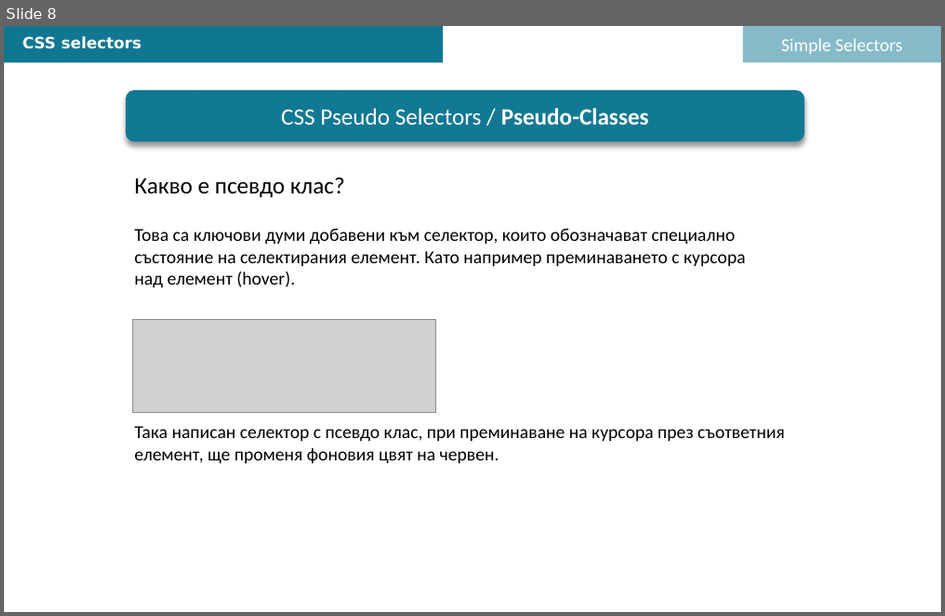
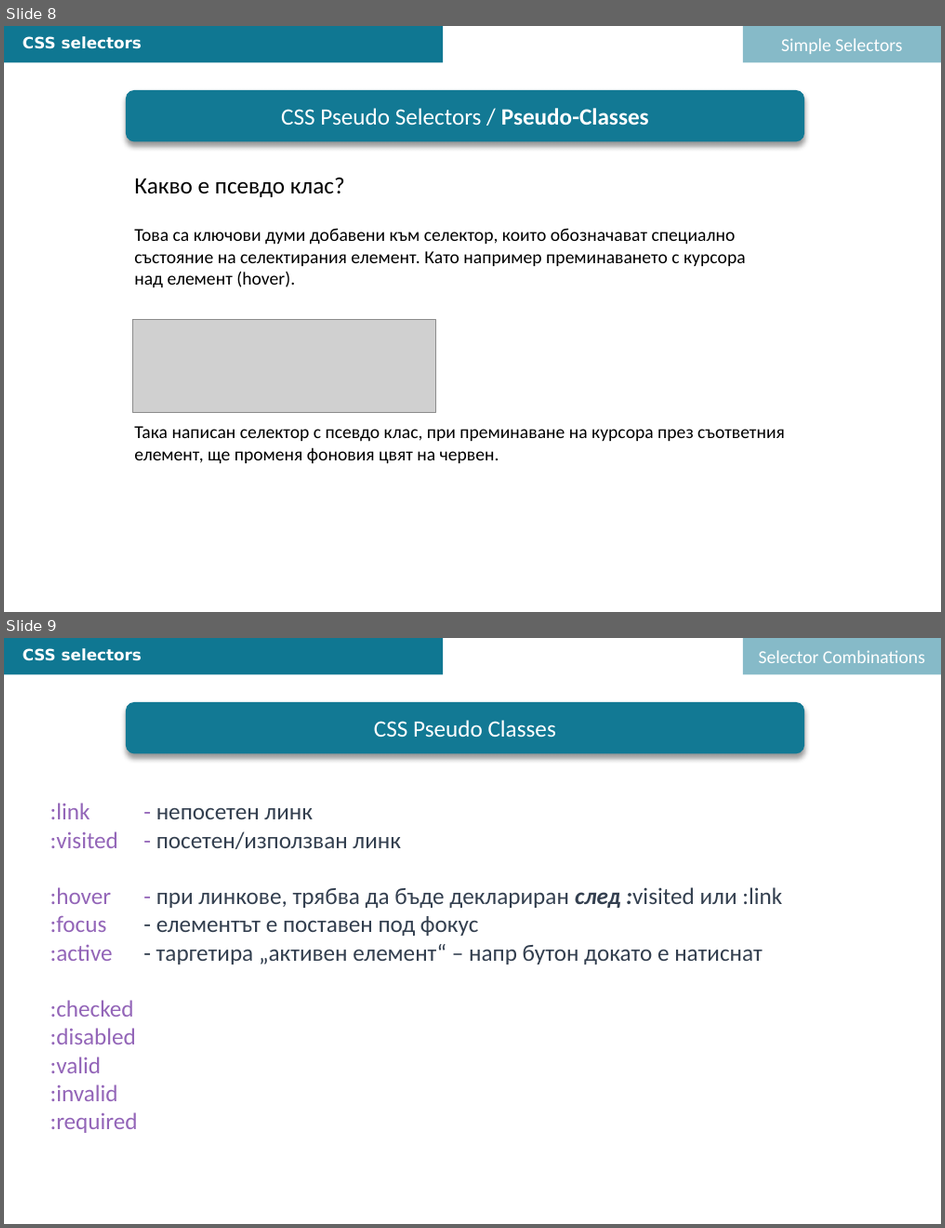
Before and after one commit to DNinev/swiftFE_v1, a slide deck: Lections/L7/FE-L7-17-05-pseudo-sel.pptx. Shown one above the other, each under a label of ours: slide 8 before the commit, slides 8 and 9 after it. The pictures are 945x616 and 945x1228 pixels, drawn with LibreOffice and Linux fonts; fonts in the diff are those of the drawing; grey boxes stand for pictures; background and template pictures are left out. Boxes give left, top, right and bottom in pixels: in the first picture for what was removed or moved away, otherwise in the second. Text is boxed around its words. In the diff, an @@ line names an element or a change of style, - is before the commit and + after.

```diff
--- a/Lections/L7/FE-L7-17-05-pseudo-sel.pptx
+++ b/Lections/L7/FE-L7-17-05-pseudo-sel.pptx
@@ slide 9 added at bbox=[4, 638, 941, 1224], background picture (left out) @@
@@ rectangle added at bbox=[4, 638, 444, 674], fill #0F7792 @@
@@ text added at bbox=[23, 648, 142, 661], 12 pt, text #FFFFFF, bold @@
+CSS selectors
@@ rectangle added at bbox=[743, 638, 941, 674], fill #0F7792 at 50% opacity, 14 pt, text #FFFFFF @@
+Selector Combinations
@@ rounded rectangle added at bbox=[126, 702, 805, 753], fill #127994, 18 pt, text #FFFFFF @@
+CSS Pseudo Classes
@@ text added at bbox=[50, 803, 782, 1133], 18 pt, text #333F50 @@
+:link - непосетен линк
+:visited - посетен/използван линк
+:hover - при линкове, трябва да бъде деклариран след :visited или :link
+:focus - елементът е поставен под фокус
+:active - таргетира „активен елемент“ – напр бутон докато е натиснат
+:checked
+:disabled
+:valid
+:invalid
+:required
```
Also in this commit, not shown: 2 slides changed, 3 other slides added, 6 other files.
